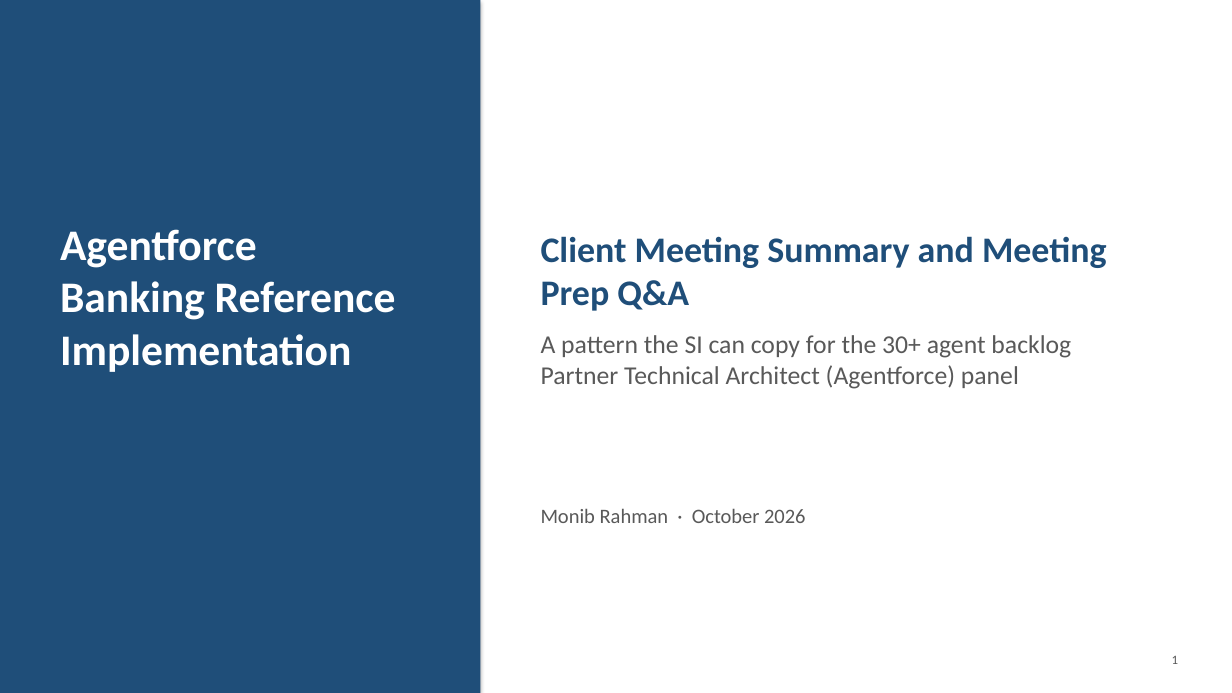
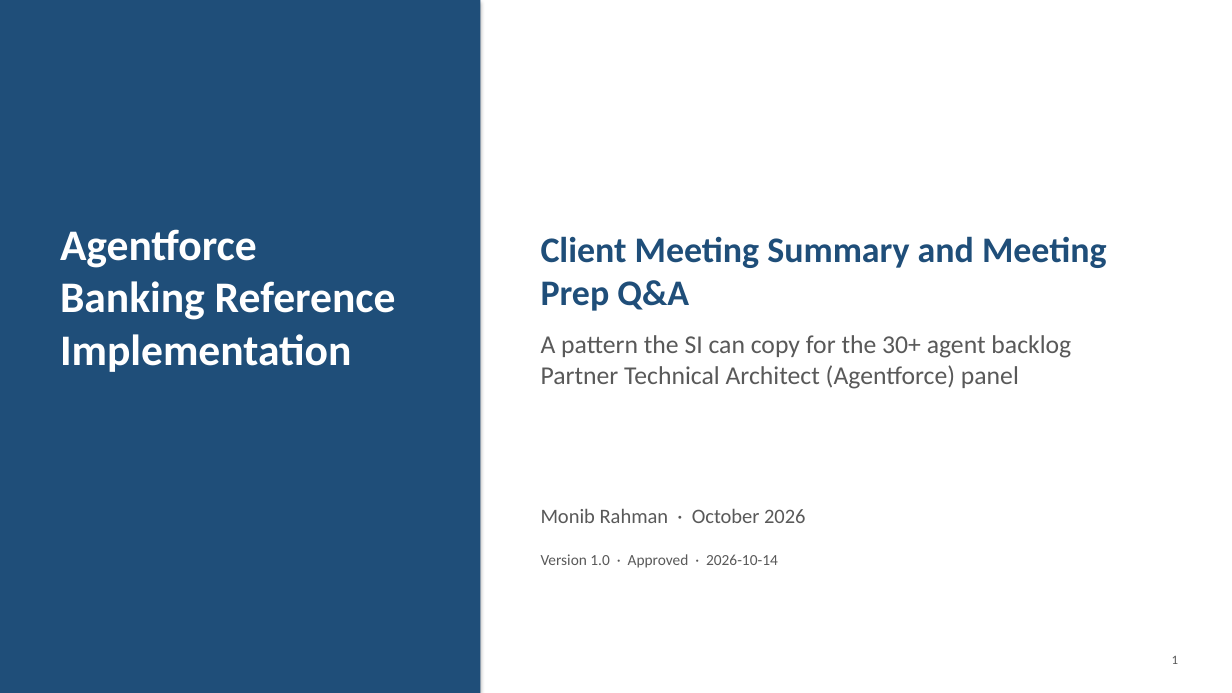
Before and after one commit to monibrahman/agentforce-banking-reference, a slide deck: slide 1 of docs/Panel_Overview.pptx. Drawn at 1232x693 pixels with LibreOffice and Linux fonts; fonts in the diff are those of the drawing. Boxes give left, top, right and bottom in pixels: in the first picture for what was removed or moved away, otherwise in the second. Text is boxed around its words. In the diff, an @@ line names an element or a change of style, - is before the commit and + after.

Commit message:
Version 1.0 (approved): results incorporated; TC-22 Pass with deviation; two unsupported RK attributions; final checks
TC-22: Pass, deviation 'step 4 not executed; TC-02 shows no banker permission on the log object'. Final tally 20 Pass, 4 Fail, 2 Not run. Holdout under-block now covers both surfaces: RK -> Rachel Kim in Q&A (TC-19) and Ryan Kowalski in the MTG-0021 summary (TC-15); proposed rule for CitationValidator and SummaryValidator. Functional Specification, Test Protocol and deck at 1.0, status Approved (Test Protocol approval: author 2026-10-14). Final checks: org retrieve vs repo clean (agent, templates, 26 Apex classes: line endings only; permission sets: org adds default viewAllFields=false, committed); 173/173 tests (707gK00000z5UiN, 97%); 22 README links resolve; BUILD_PLAN Day 5 ticked except rehearsal.

```diff
--- a/docs/Panel_Overview.pptx
+++ b/docs/Panel_Overview.pptx
@@ text added at (541, 554, 778, 568), 12 pt, text #595959 @@
+Version 1.0 · Approved · 2026-10-14
```
Also in this commit, not shown: 1 other slide changed, 12 other files.
